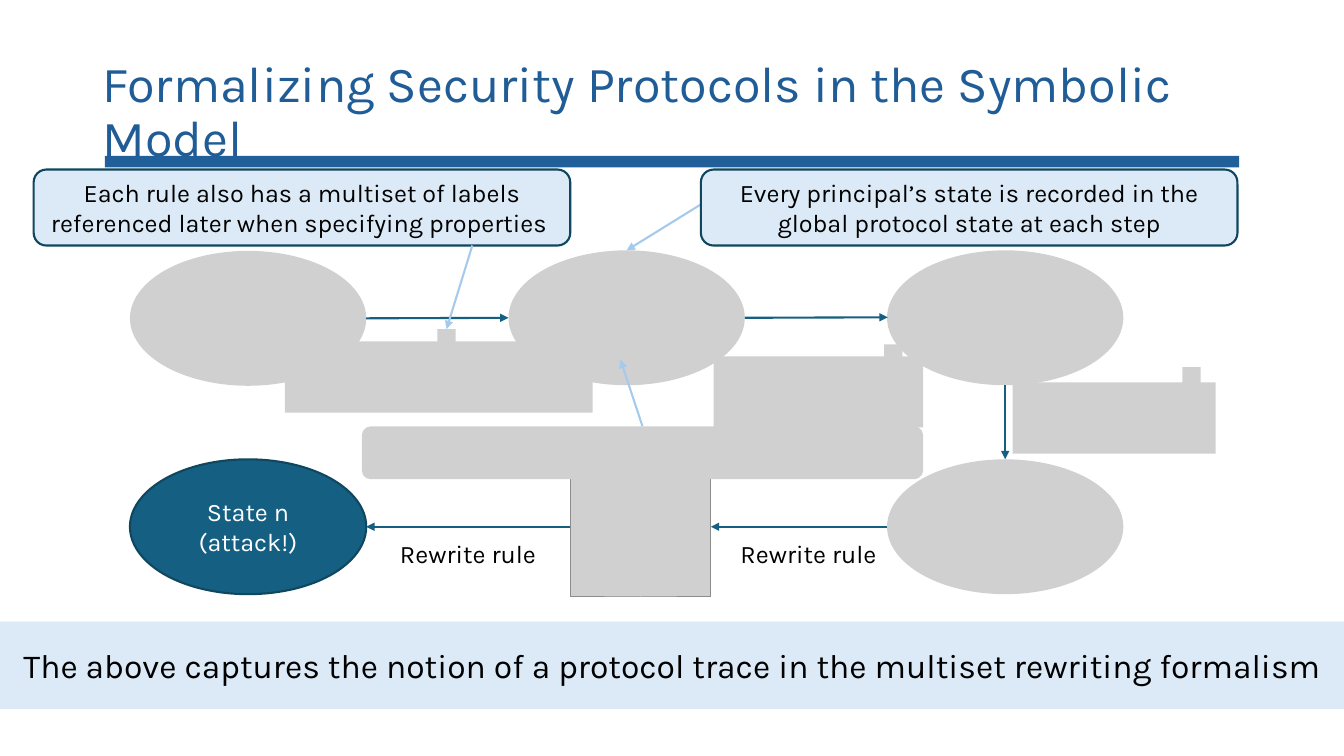
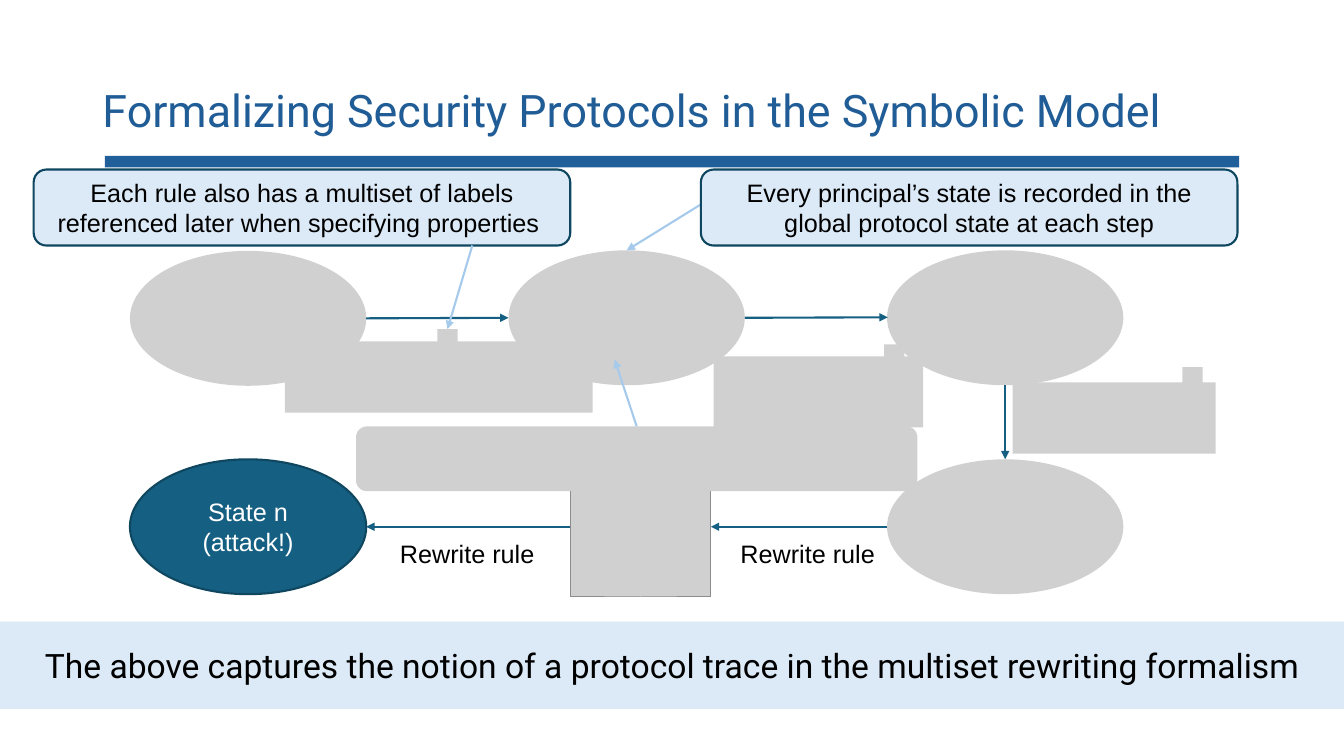
Before and after one commit to lorchrob/comp_slides, a slide deck: slide 37 of comp.pptx. Drawn at 1344x756 pixels with LibreOffice and Linux fonts; fonts in the diff are those of the drawing; grey boxes stand for pictures. Boxes give left, top, right and bottom in pixels: in the first picture for what was removed or moved away, otherwise in the second. Text is boxed around its words. In the diff, an @@ line names an element or a change of style, - is before the commit and + after.

```diff
--- a/comp.pptx
+++ b/comp.pptx
@@ title "Formalizing Security Protocols in the ..." at box(102, 93, 1161, 137): size 36 to 32 pt, font Karla to Roboto @@
@@ font Karla to Arial in 5 elements at box(130, 460, 366, 595), box(740, 544, 875, 564), box(400, 544, 534, 564), box(701, 169, 1237, 245), box(33, 169, 570, 245) @@
@@ arrow moved from (642, 426) - (621, 360) to (637, 426) - (615, 360) @@
@@ picture: place and size @@
-picture at box(362, 426, 924, 479)
+picture at box(356, 426, 918, 491)
@@ rectangle "The above captures the notion ..." at box(0, 622, 1344, 710): font Karla to Roboto @@
```
Also in this commit, not shown: 94 other slides changed.
